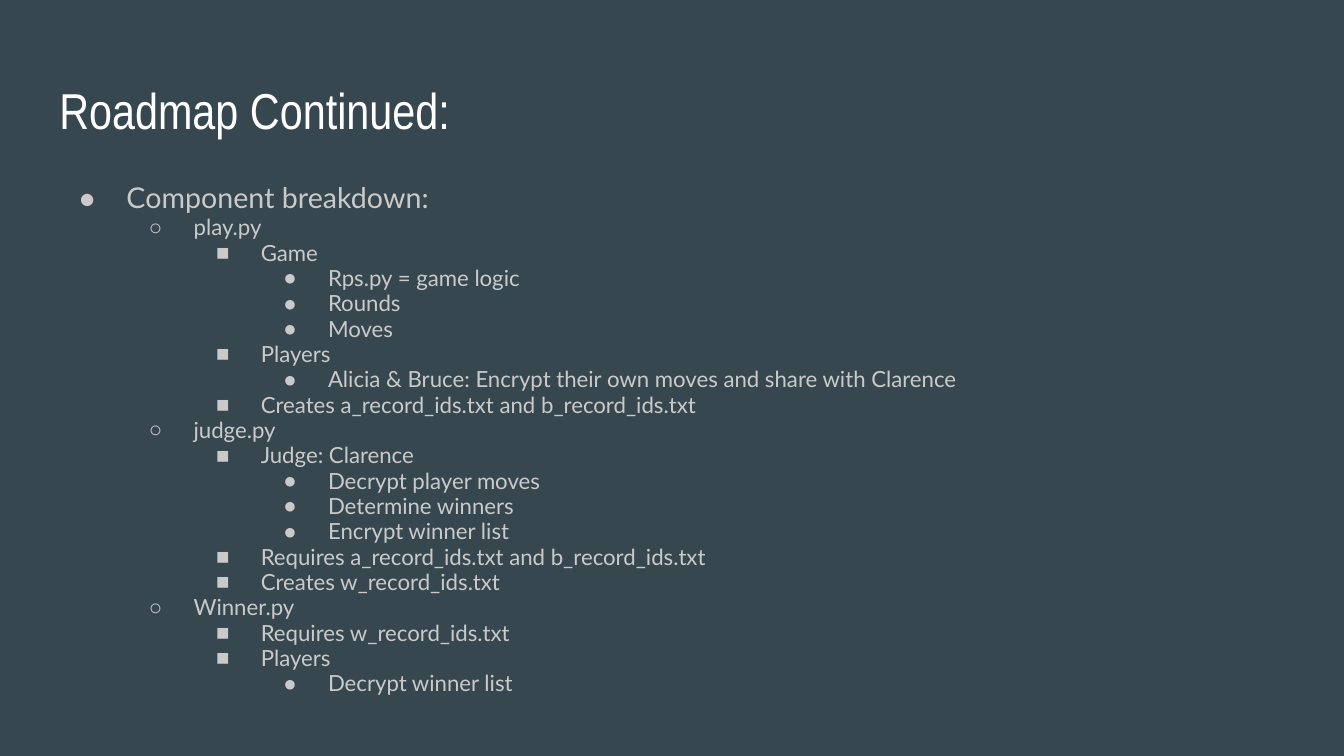
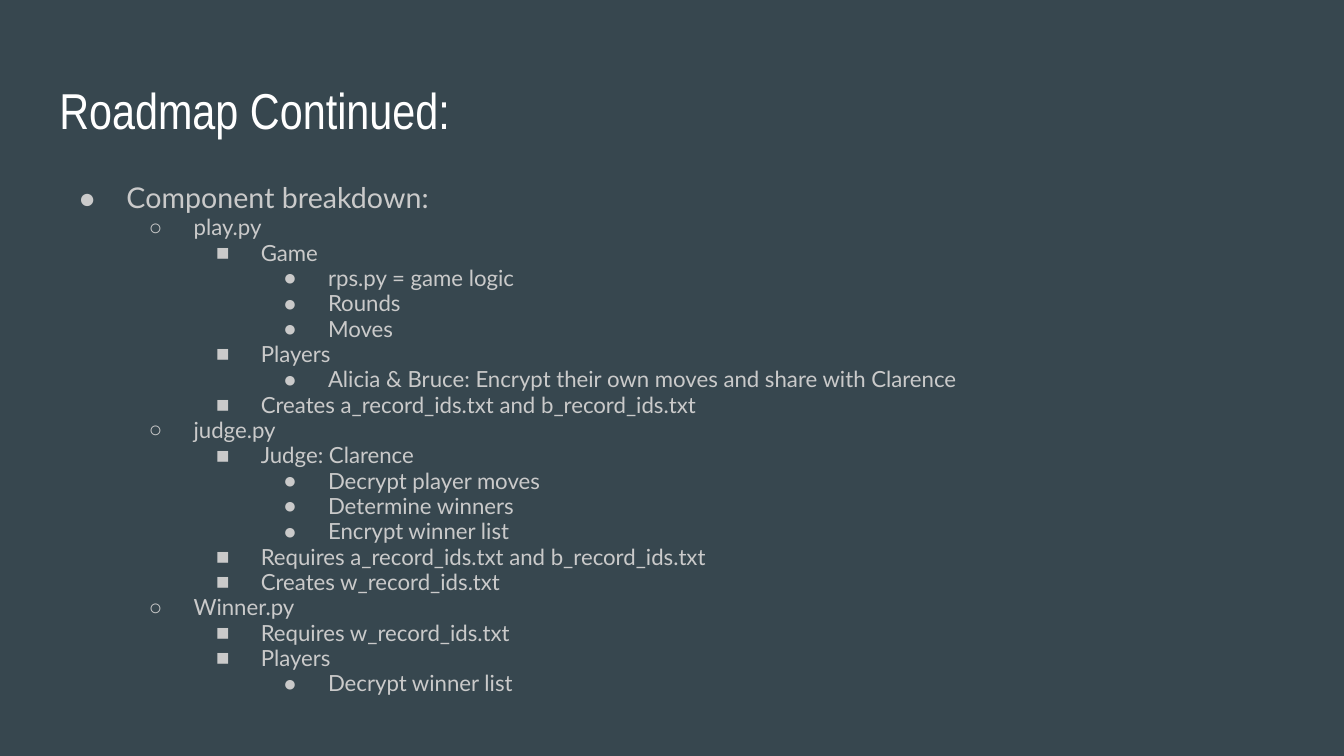
Before and after one commit to erikamart/rpsApp, a slide deck: slide 6 of Rock Paper Scissors App PowerPoint.pptx. Drawn at 1344x756 pixels with LibreOffice and Linux fonts; fonts in the diff are those of the drawing. Boxes give left, top, right and bottom in pixels: in the first picture for what was removed or moved away, otherwise in the second. Text is boxed around its words. In the diff, an @@ line names an element or a change of style, - is before the commit and + after.

```diff
--- a/Rock Paper Scissors App PowerPoint.pptx
+++ b/Rock Paper Scissors App PowerPoint.pptx
@@ text at [328, 269, 514, 290]: text changed @@
-      ● Rps.py = game logic
+      ● rps.py = game logic
```
Also in this commit, not shown: 3 other slides changed, 5 other files.
